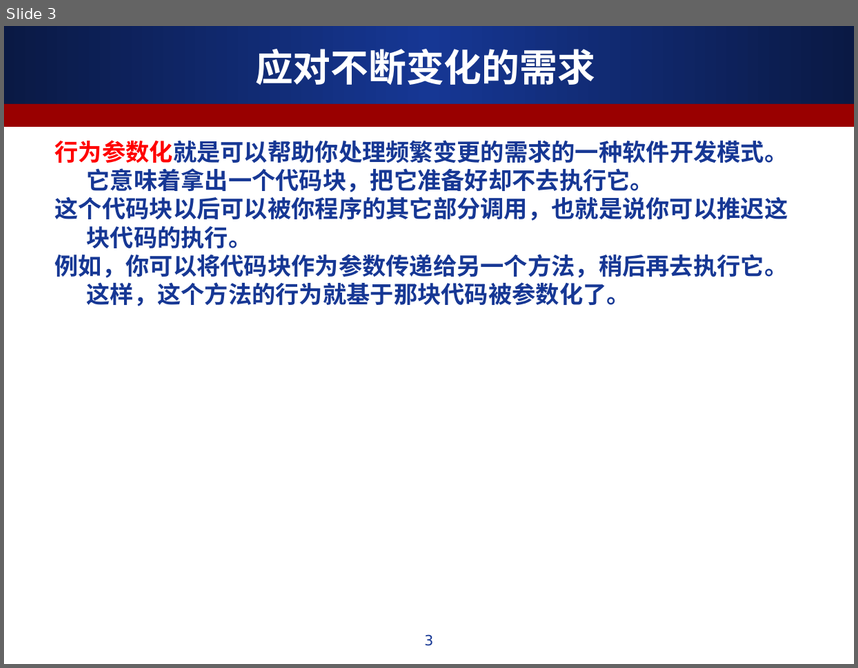
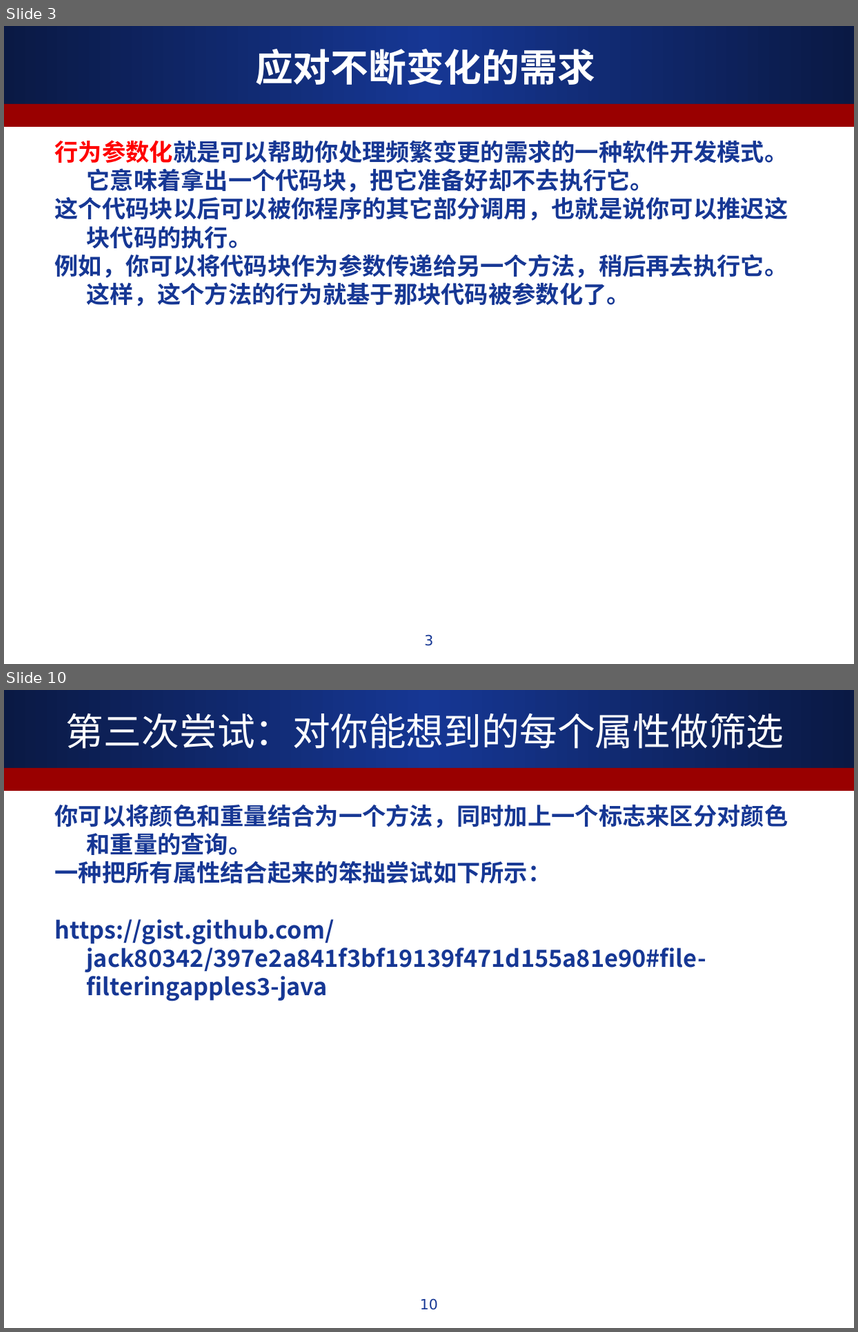
Before and after one commit to ALiberInc/Training, a slide deck: Java8NewFeature/第一章_通过行为参数化传递代码.ppt. Shown one above the other, each under a label of ours: slide 3 before the commit, slides 3 and 10 after it; the slides between them are not shown. The pictures are 858x668 and 858x1332 pixels, drawn with LibreOffice and Linux fonts; fonts in the diff are those of the drawing. Boxes give left, top, right and bottom in pixels: in the first picture for what was removed or moved away, otherwise in the second. Text is boxed around its words. In the diff, an @@ line names an element or a change of style, - is before the commit and + after.

Commit message:
写到第五次尝试：使用匿名类

```diff
--- a/Java8NewFeature/第一章_通过行为参数化传递代码.ppt
+++ b/Java8NewFeature/第一章_通过行为参数化传递代码.ppt
@@ slide 10 added at box(4, 690, 854, 1328), background #FFFFFF; not listed: 2 template elements that a slide beside it also shows @@
@@ title added at box(66, 707, 784, 755), 32 pt, text #FFFFFF @@
+第三次尝试：对你能想到的每个属性做筛选
@@ text added at box(55, 804, 789, 1001), 20 pt, text #163794, bold @@
+你可以将颜色和重量结合为一个方法，同时加上一个标志来区分对颜色和重量的查询。
+一种把所有属性结合起来的笨拙尝试如下所示：
+https://gist.github.com/jack80342/397e2a841f3bf19139f471d155a81e90#file-filteringapples3-java
@@ page number added at box(420, 1298, 438, 1310), 12 pt, text #163794 @@
+10
```
Also in this commit, not shown: 2 slides changed, 8 other slides added.
